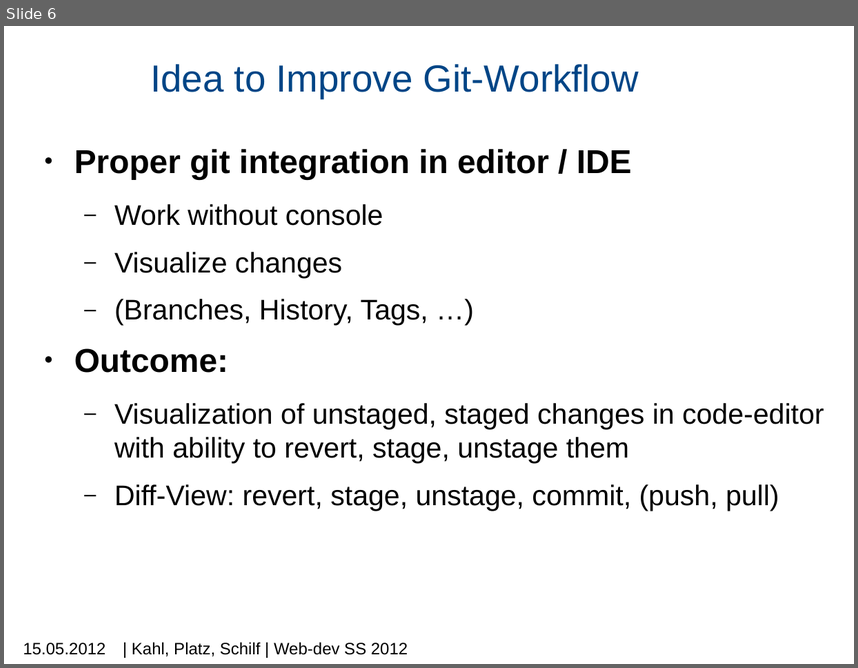
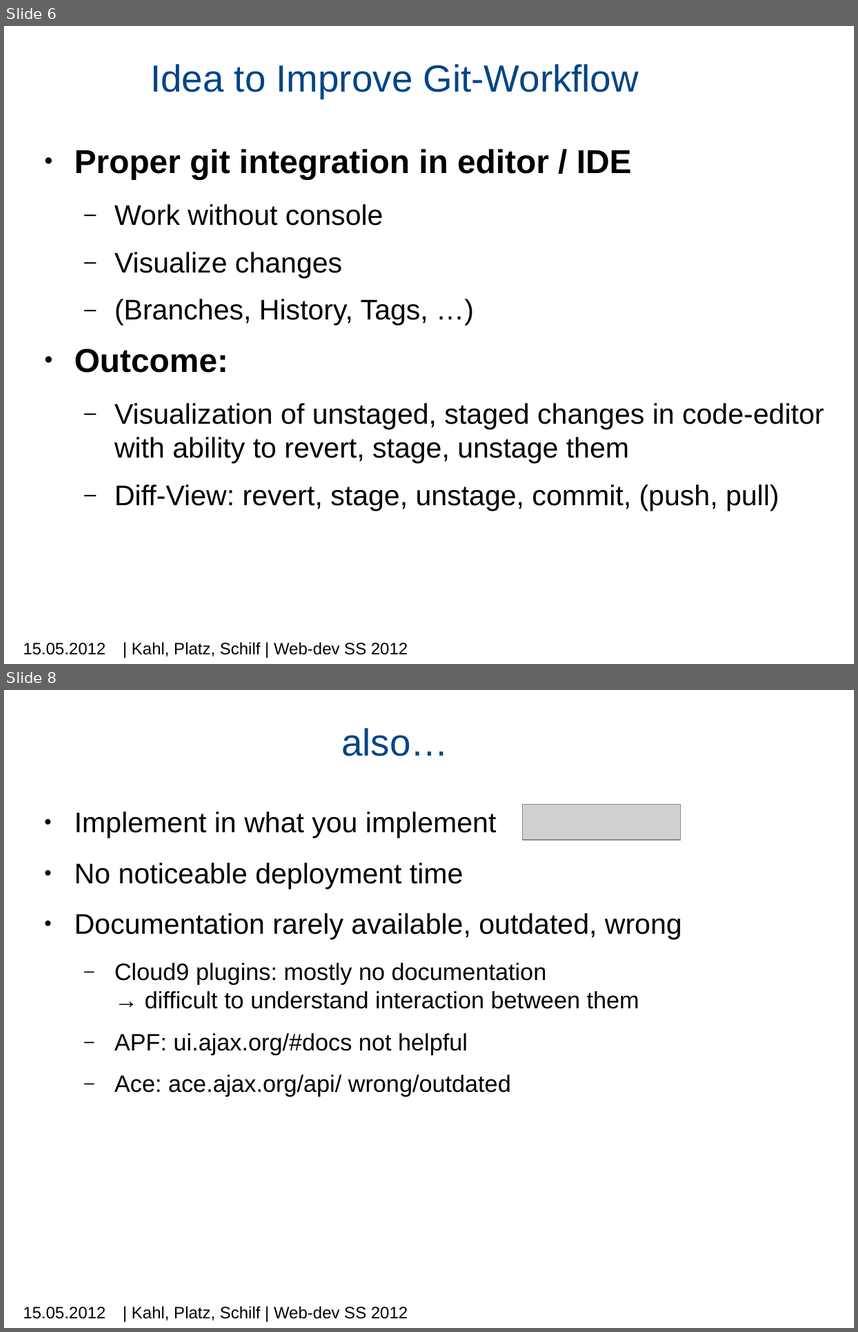
Before and after one commit to machisuji/webdev-spm, a slide deck: seminar/presentation/mps-c9.pptx. Shown one above the other, each under a label of ours: slide 6 before the commit, slides 6 and 8 after it; the slides between them are not shown. The pictures are 858x668 and 858x1332 pixels, drawn with LibreOffice and Linux fonts; fonts in the diff are those of the drawing; grey boxes stand for pictures; background and template pictures are left out. Boxes give left, top, right and bottom in pixels: in the first picture for what was removed or moved away, otherwise in the second. Text is boxed around its words. In the diff, an @@ line names an element or a change of style, - is before the commit and + after.

```diff
--- a/seminar/presentation/mps-c9.pptx
+++ b/seminar/presentation/mps-c9.pptx
@@ slide 8 added at bbox=[4, 690, 854, 1328], background picture (left out) @@
@@ title added at bbox=[341, 728, 448, 756], 32 pt, text #004586 @@
+also…
@@ text added at bbox=[74, 811, 682, 1096], 20 pt, text #000000 @@
+● Implement in what you implement
+● No noticeable deployment time
+● Documentation rarely available, outdated, wrong
+  – Cloud9 plugins: mostly no documentation
+    → difficult to understand interaction between them
+  – APF: ui.ajax.org/#docs not helpful
+  – Ace: ace.ajax.org/api/ wrong/outdated
@@ picture added at bbox=[523, 805, 680, 840] @@
@@ text added at bbox=[23, 1306, 106, 1319], 14 pt, text #000000 @@
+15.05.2012
@@ text added at bbox=[132, 1305, 408, 1320], 14 pt, text #000000 @@
+| Kahl, Platz, Schilf | Web-dev SS 2012
```
Also in this commit, not shown: 1 slide changed, 1 other slide added, 1 slide removed.
